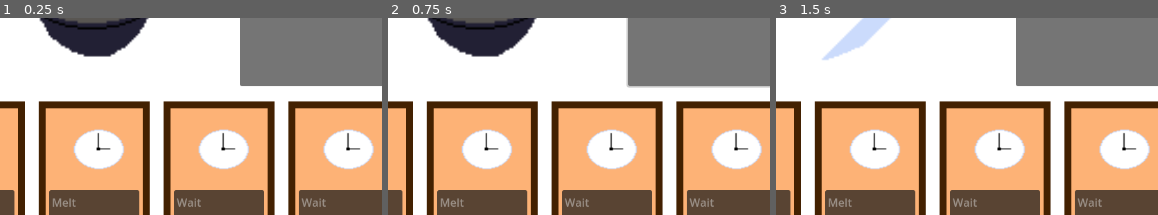
Above: before the commit, frames 1-3 (left to right).
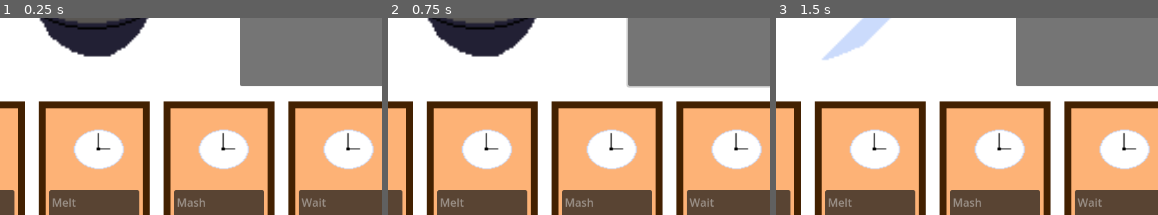
Above: after the commit, the same moments.

Repository: donnell74/Game-Off-2024
Game: Godot game, scene res://Cooking/cooking_ui.tscn
Two runs of this game, one before a commit and one after it. Both use one fixed random seed, a clock stepped at 60 frames per second and the inputs below. This scene is started directly instead of the project's main scene.
Inputs (mouse positions are % of the whole screen's width and height, from its top left):
- Up to frame 1 (0.25 s): no input
- Up to frame 2 (0.75 s): tap Enter (Accept) at 0.5 s; move the mouse to (72, 49) at 0.52 s; hold Enter (Accept) from 0.53 s (still down); click (72, 49) at 0.67 s
- Up to frame 3 (1.5 s): move the mouse to (28, 60) at 1.27 s; release Enter (Accept) at 1.28 s; tap Tab (Navigate To Next Page) at 1.35 s; click (28, 60) at 1.42 s
The pictures show only the part of the screen within x 38-88%, y 37-87%; the shares and areas given below are measured in that part.

The runs differ from the first frame. In frame 1, 0.1% of the frame differs, in the area x 46-54%, y 91-96%; in frame 2, 0.1%; in frame 3, 0.1%.

Commit message:
Implement on click for cards impacting station inventory

Diff:
--- a/Cooking/Card/card.gd
+++ b/Cooking/Card/card.gd
@@ -1,4 +1,6 @@
 extends Control
+
+signal card_clicked(action: Actions.Actions)
 
 @export var image_texture : Texture = preload("res://Cooking/Assets/clock.png")
 @export var description : String = "Wait"
@@ -14,6 +16,7 @@
 func _input(event: InputEvent) -> void:
 	if mouseOver and event is InputEventMouseButton and event.is_pressed():
 		print("Clicked card with description: %s" % description)
+		card_clicked.emit(action)
 
 func _on_mouse_entered() -> void:
 	mouseOver = true
--- a/Cooking/Stations/CookingPot/cooking_pot.gd
+++ b/Cooking/Stations/CookingPot/cooking_pot.gd
@@ -1,4 +1,9 @@
 extends Station
+
+func _ready() -> void:
+	perform_method_map[Actions.Actions.MELT] = melt
+	perform_method_map[Actions.Actions.BOIL] = boil
+	perform_method_map[Actions.Actions.MASH] = mash
 
 func add_item(item: InventoryItem) -> void:
 	print("Adding %s to cooking pot" % item.name)
--- a/Cooking/Stations/CuttingBoard/cutting_board.gd
+++ b/Cooking/Stations/CuttingBoard/cutting_board.gd
@@ -1,4 +1,8 @@
 extends Station
+
+func _ready() -> void:
+	perform_method_map[Actions.Actions.CHOP] = chop
+	perform_method_map[Actions.Actions.DICE] = dice
 
 func add_item(item: InventoryItem) -> void:
 	print("Adding %s to cutting board" % item.name)
@@ -6,9 +10,9 @@
 	print("CuttingBoard.add_item => New inventory: %s" % to_string())
 
 func chop() -> void:
-	perform_single(0, Actions.Actions.CHOP, {PartyController.Stats.STAMINA: 1.1})
+	perform_combination(Actions.Actions.CHOP, {PartyController.Stats.STAMINA: 1.1})
 	print("CuttingBoard.chop => New inventory: %s" % to_string())
 
 func dice() -> void:
-	perform_single(0, Actions.Actions.DICE, {PartyController.Stats.STAMINA: 1.1})
+	perform_combination(Actions.Actions.DICE, {PartyController.Stats.STAMINA: 1.1})
 	print("CuttingBoard.dice => New inventory: %s" % to_string())
--- a/Cooking/Stations/station.gd
+++ b/Cooking/Stations/station.gd
@@ -1,5 +1,17 @@
 extends InventoryController
 class_name Station
+
+@export var perform_method_map = {
+	Actions.Actions.WAIT: func wait():
+		print("Waiting...")
+}
+
+func get_perform_method(action: Actions.Actions) -> Callable:
+	if not action in perform_method_map:
+		print("%s not in perform_method_map" % Actions.Actions.keys()[action])
+		return perform_method_map[Actions.Actions.WAIT]
+
+	return perform_method_map[action]
 
 # @param item_index Index of the item we are performing on
 # @param action Action is the enum value to perform on the item
--- a/Cooking/cooking_ui.gd
+++ b/Cooking/cooking_ui.gd
@@ -10,6 +10,9 @@
 	if active_station and active_station.has_signal("inventory_updated"):
 		update_station_item_list()
 		active_station.inventory_updated.connect(_on_station_inventory_updated)
+
+	for card in %CardContainer.get_children():
+		card.card_clicked.connect(_on_card_clicked)
 
 func _input(event: InputEvent) -> void:
 	if event.is_action_pressed("Accept"):
@@ -60,3 +63,8 @@
 func _on_station_inventory_updated() -> void:
 	print("_on_station_inventory_updated")
 	update_station_item_list()
+
+func _on_card_clicked(action: Actions.Actions) -> void:
+	print("_on_card_clicked with action: %s" % Actions.Actions.keys()[action])
+	var active_station = %Stations.get_child(active_station_index)
+	active_station.get_perform_method(action).call()
--- a/Cooking/cooking_ui.tscn
+++ b/Cooking/cooking_ui.tscn
@@ -39,17 +39,22 @@
 layout_mode = 2
 image_texture = ExtResource("2_gph8i")
 description = "Dice"
+action = 1
 
 [node name="Card2" parent="CardContainer" instance=ExtResource("2_lyesf")]
 layout_mode = 2
 description = "Boil"
+action = 3
 
 [node name="Card3" parent="CardContainer" instance=ExtResource("2_lyesf")]
 layout_mode = 2
 description = "Melt"
+action = 6
 
 [node name="Card4" parent="CardContainer" instance=ExtResource("2_lyesf")]
 layout_mode = 2
+description = "Mash"
+action = 7
 
 [node name="Card5" parent="CardContainer" instance=ExtResource("2_lyesf")]
 layout_mode = 2
